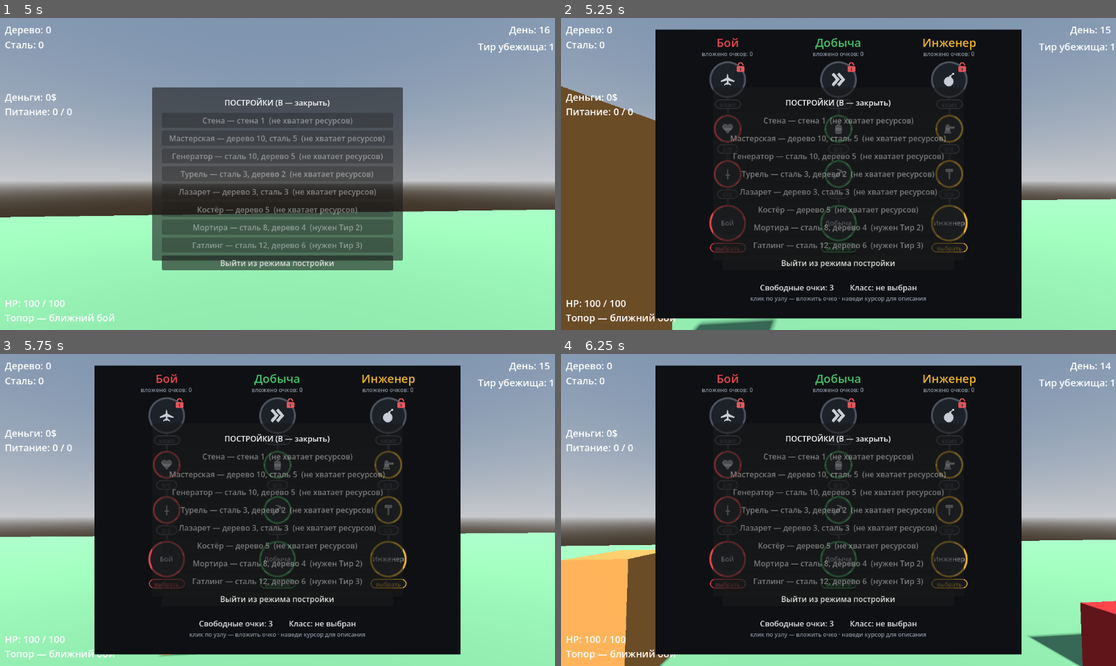
Above: before the commit, frames 1-4 (two rows, left to right).
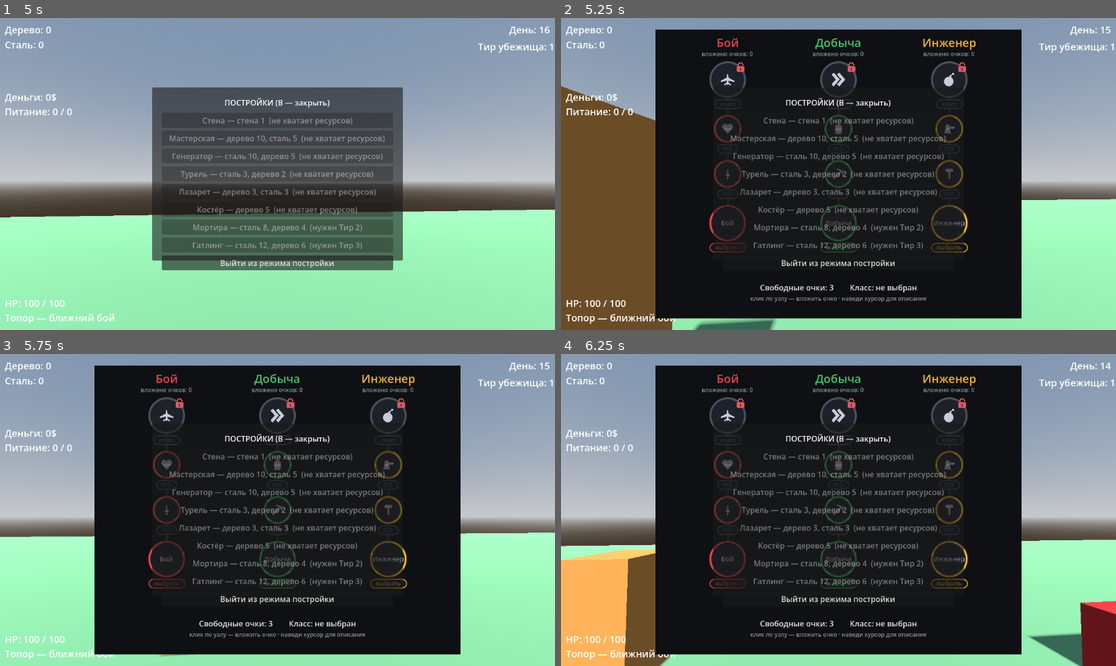
Above: after the commit, the same moments.

Repository: kem4ikkk/ubeziche
Game: Godot game, scene res://scenes/main.tscn
Same seed, same stepped clock (60 frames per second), same inputs: the game is played once before the commit and once after it.
Inputs (mouse positions are in pixels of both pictures, inside the frame that each line leads up to):
- Up to frame 1 (5 s): tap Enter at 0.5 s; move the mouse to (305, 174) at 0.52 s; hold W 0.53-3.53 s; tap F at 0.6 s; click (305, 174) at 0.67 s; tap Space at 0.77, 1.52, 3.02, 3.77, 4.25, 4.52 s; move the mouse to (249, 174) at 1.27 s; tap R at 1.35 s; move the mouse to (288, 167) at 2.02 s; tap B at 2.1 s; move the mouse to (249, 236) at 2.77 s; tap 1 at 2.85 s; click (249, 236) at 2.92 s; move the mouse to (444, 220) at 3.52 s; hold A from 3.53 s (still down); tap 5 at 3.6 s; move the mouse to (111, 127) at 4.27 s; tap Q at 4.35 s
- Up to frame 2 (5.25 s): move the mouse to (866, 174) at 5.02 s; release A at 5.03 s; hold S from 5.03 s (still down); tap N at 5.1 s; click (866, 174) at 5.17 s
- Up to frame 3 (5.75 s): keep holding S
- Up to frame 4 (6.25 s): move the mouse to (755, 432) at 5.77 s; release S at 5.78 s; hold D from 5.78 s (still down); tap E at 5.85 s; tap Space at 6.02 s

Frame 1 is identical in both runs. In frame 2, 0.1% of the frame differs, in the area x 26-74%, y 27-76%; in frame 3, 0.1%; in frame 4, 0.1%.

Commit message:
Дерево навыков: центрирование текста в pill-бейджах (4.12i)
По обратной связи автора: текст и цифры в овалах-бейджах были прижаты влево.
Причина — внутренний ярлык не совпадал по ширине с pill при динамической
ширине. Решение: ярлык растянут на весь pill через anchors (PRESET_FULL_RECT),
поэтому текст центрируется при любой ширине бейджа.

Проверено через capture (EXIT=0): «1/3», «★», «✓ выбран», «класс» — по центру.

Co-Authored-By: Claude Opus 4.8 <noreply@anthropic.com>

Diff:
--- a/scripts/skill_menu.gd
+++ b/scripts/skill_menu.gd
@@ -187,12 +187,15 @@
 	badge.mouse_filter = Control.MOUSE_FILTER_IGNORE
 	root.add_child(badge)
 	var badge_l := Label.new()
-	badge_l.size = Vector2(bw, 20)
 	badge_l.horizontal_alignment = HORIZONTAL_ALIGNMENT_CENTER
 	badge_l.vertical_alignment = VERTICAL_ALIGNMENT_CENTER
 	badge_l.add_theme_font_size_override("font_size", 12)
 	badge_l.mouse_filter = Control.MOUSE_FILTER_IGNORE
 	badge.add_child(badge_l)
+	# Ярлык ВСЕГДА растянут на весь pill (anchors) → текст центрируется при любой
+	# ширине бейджа (раньше при динамической ширине ярлык не совпадал с pill и
+	# текст уходил влево).
+	badge_l.set_anchors_and_offsets_preset(Control.PRESET_FULL_RECT)
 
 	# Кнопка-клик (поверх, прозрачная).
 	var btn := Button.new()
@@ -256,11 +259,10 @@
 	# Ширина pill-бейджа под текст (чтобы слова «выбрать»/«✓ выбран» влезали).
 	var f: Font = ThemeDB.fallback_font
 	var tw: float = f.get_string_size(badge_text, HORIZONTAL_ALIGNMENT_LEFT, -1, 12).x if f != null else 40.0
-	var bw: float = clampf(tw + 22.0, 44.0, 132.0)
+	var bw: float = clampf(tw + 24.0, 44.0, 132.0)
 	var d: float = node.d
 	node.badge.size.x = bw
-	node.badge.position.x = (d - bw) / 2.0
-	node.badge_l.size.x = bw
+	node.badge.position.x = (d - bw) / 2.0   # ярлык растянут anchors-ом — следует за pill
 
 
 func _refresh() -> void:
